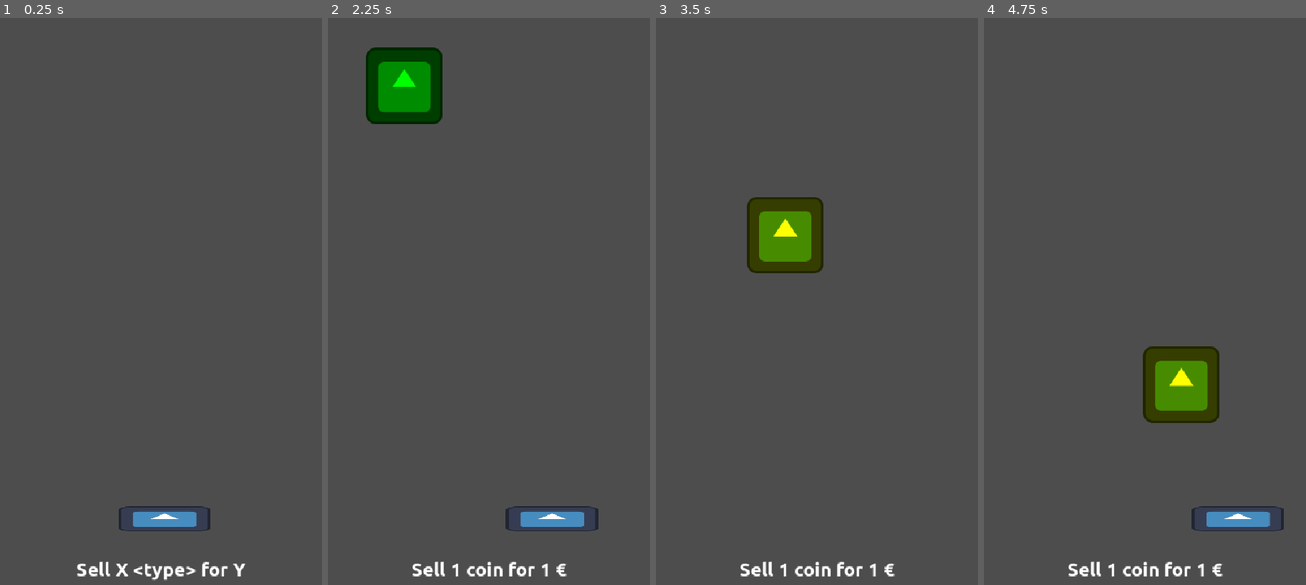
Above: before the commit, frames 1-4 (left to right).
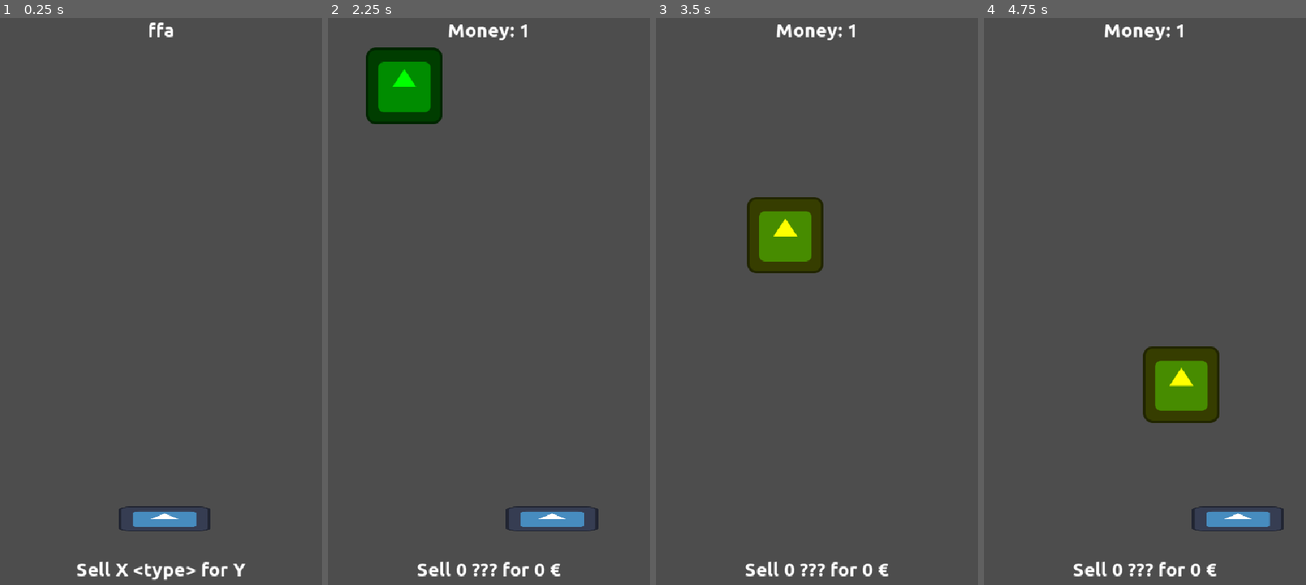
Above: after the commit, the same moments.

Repository: moisesjbc/la-kolektanto
Game: Godot game, scene res://gameplay/main/main.tscn
The game is run twice, just before and just after one commit, with the same random seed, the same clock (stepped at 60 frames per second) and the same inputs. The engine's default icon, where the game draws it, is replaced by a stand-in: a white triangle on a blue panel in a dark square.
Inputs:
- Up to frame 1 (0.25 s): no input
- Up to frame 2 (2.25 s): tap Enter at 0.5 s; hold Right (ui_right) 0.53-1.28 s; tap Space (ui_sell, bound only after the commit) at 0.6, 1.35, 2.1 s; hold Left (ui_left) 1.28-2.03 s; hold Right (ui_right) from 2.03 s (still down)
- Up to frame 3 (3.5 s): keep holding Right (ui_right); tap Space (ui_sell, bound only after the commit) at 2.85 s
- Up to frame 4 (4.75 s): release Right (ui_right) at 3.53 s; hold Left (ui_left) from 3.53 s (still down); tap Space (ui_sell, bound only after the commit) at 3.6, 4.35 s

The runs differ from the first frame. In frame 1, 0.1% of the frame differs, in the area x 46-54%, y 0-4%; in frame 2, 1.1%, in the area x 26-75%, y 1-99%; in frame 3, 1.1%; in frame 4, 1.1%.

Commit message:
Add sell mechanic

Diff:
--- a/godot-project/gameplay/gui/gui.gd
+++ b/godot-project/gameplay/gui/gui.gd
@@ -1,9 +1,14 @@
 extends Node
 
 
-func update_sell_text(quantity: int, type: String, money: int) -> void:
-	$control/margin_container/vbox_container/sell_text.text = "Sell " + str(quantity) + " " + type + " for " + str(money) + " €"
+func update_sell_label(quantity: int, type: String, money: int) -> void:
+	$control/margin_container/bottom_container/sell_label.text = "Sell " + str(quantity) + " " + type + " for " + str(money) + " €"
 
+func update_score_label(score: int) -> void:
+	$control/margin_container/top_container/score_label.text = "Money: " + str(score)
 
 func _on_player_collectibles_updated(quantity: int, type: String, money: int) -> void:
-	update_sell_text(quantity, type, money)
+	update_sell_label(quantity, type, money)
+
+func _on_player_money_updated(money: int) -> void:
+	update_score_label(money)
--- a/godot-project/gameplay/gui/gui.tscn
+++ b/godot-project/gameplay/gui/gui.tscn
@@ -26,11 +26,23 @@
 theme_override_constants/margin_right = 10
 theme_override_constants/margin_bottom = 10
 
-[node name="vbox_container" type="VBoxContainer" parent="control/margin_container"]
+[node name="top_container" type="HBoxContainer" parent="control/margin_container"]
+layout_mode = 2
+size_flags_vertical = 0
+
+[node name="score_label" type="Label" parent="control/margin_container/top_container"]
+layout_mode = 2
+size_flags_horizontal = 3
+theme_override_fonts/font = ExtResource("1_fn8ka")
+theme_override_font_sizes/font_size = 32
+text = "ffa"
+horizontal_alignment = 1
+
+[node name="bottom_container" type="VBoxContainer" parent="control/margin_container"]
 layout_mode = 2
 size_flags_vertical = 8
 
-[node name="sell_text" type="Label" parent="control/margin_container/vbox_container"]
+[node name="sell_label" type="Label" parent="control/margin_container/bottom_container"]
 layout_mode = 2
 theme_override_fonts/font = ExtResource("1_fn8ka")
 theme_override_font_sizes/font_size = 32
--- a/godot-project/gameplay/main/main.tscn
+++ b/godot-project/gameplay/main/main.tscn
@@ -15,3 +15,4 @@
 [node name="gui" parent="." instance=ExtResource("3_27ff5")]
 
 [connection signal="collectibles_updated" from="player" to="gui" method="_on_player_collectibles_updated"]
+[connection signal="money_updated" from="player" to="gui" method="_on_player_money_updated"]
--- a/godot-project/gameplay/player/player.gd
+++ b/godot-project/gameplay/player/player.gd
@@ -4,7 +4,9 @@
 var current_collectibles_quantity: int = 0
 var current_collectibles_type: String = '???'
 var current_collectibles_money: int = 0
+var current_money: int = 0
 signal collectibles_updated(quantity: int, type: String, money: int)
+signal money_updated(money: int)
 
 func _process(delta: float) -> void:
 	var direction: Vector2 = Vector2.ZERO
@@ -13,6 +15,9 @@
 		direction.x = -1
 	elif Input.is_action_pressed("ui_right"):
 		direction.x = 1
+
+	if Input.is_action_just_pressed("ui_sell") and current_collectibles_quantity > 0:
+		sell_collectibles()
 
 	var collision: KinematicCollision2D = move_and_collide(direction * SPEED * delta)
 	if collision and collision.get_collider().is_in_group("collectibles"):
@@ -31,3 +36,13 @@
 	current_collectibles_type = collectible_type
 
 	emit_signal("collectibles_updated", current_collectibles_quantity, current_collectibles_type, current_collectibles_money)
+
+func sell_collectibles() -> void:
+	current_money += current_collectibles_money
+
+	current_collectibles_quantity = 0
+	current_collectibles_type = '???'
+	current_collectibles_money = 0
+
+	emit_signal("money_updated", current_money)
+	emit_signal("collectibles_updated", current_collectibles_quantity, current_collectibles_type, current_collectibles_money)
--- a/godot-project/project.godot
+++ b/godot-project/project.godot
@@ -46,6 +46,11 @@
 , Object(InputEventKey,"resource_local_to_scene":false,"resource_name":"","device":-1,"window_id":0,"alt_pressed":false …(186 unchanged characters)…
 ]
 }
+ui_sell={
+"deadzone": 0.2,
+"events": [Object(InputEventKey,"resource_local_to_scene":false,"resource_name":"","device":-1,"window_id":0,"alt_pressed":false,"shift_pressed":false,"ctrl_pressed":false,"meta_pressed":false,"pressed":false,"keycode":0,"physical_keycode":32,"key_label":0,"unicode":32,"location":0,"echo":false,"script":null)
+]
+}
 
 [layer_names]
 
